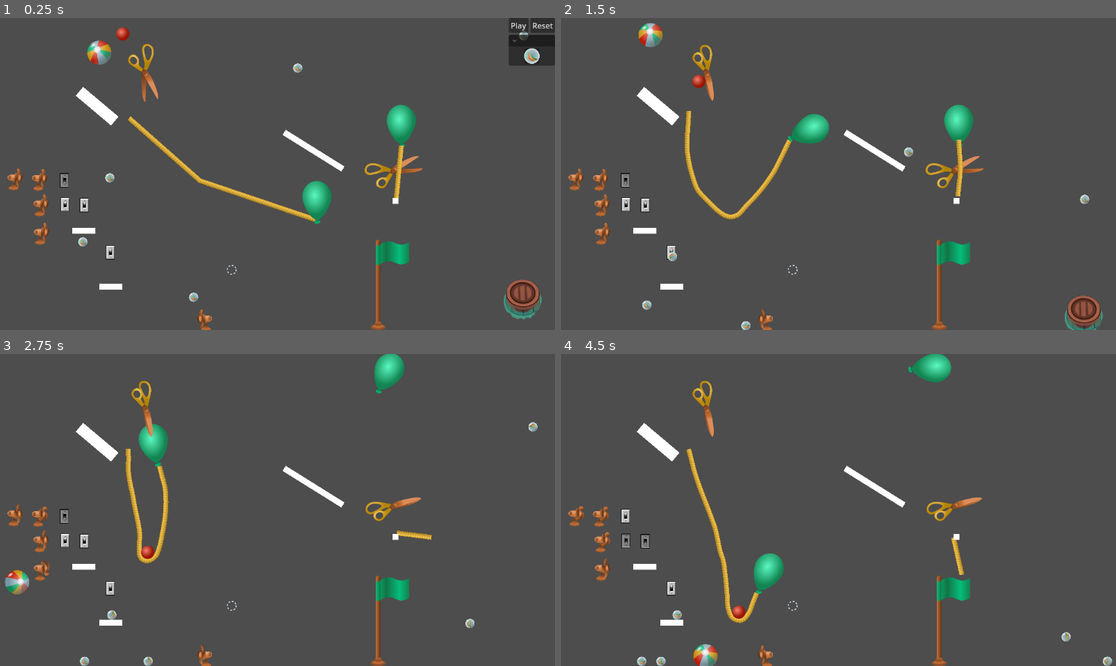
Above: before the commit, frames 1-4 (two rows, left to right).
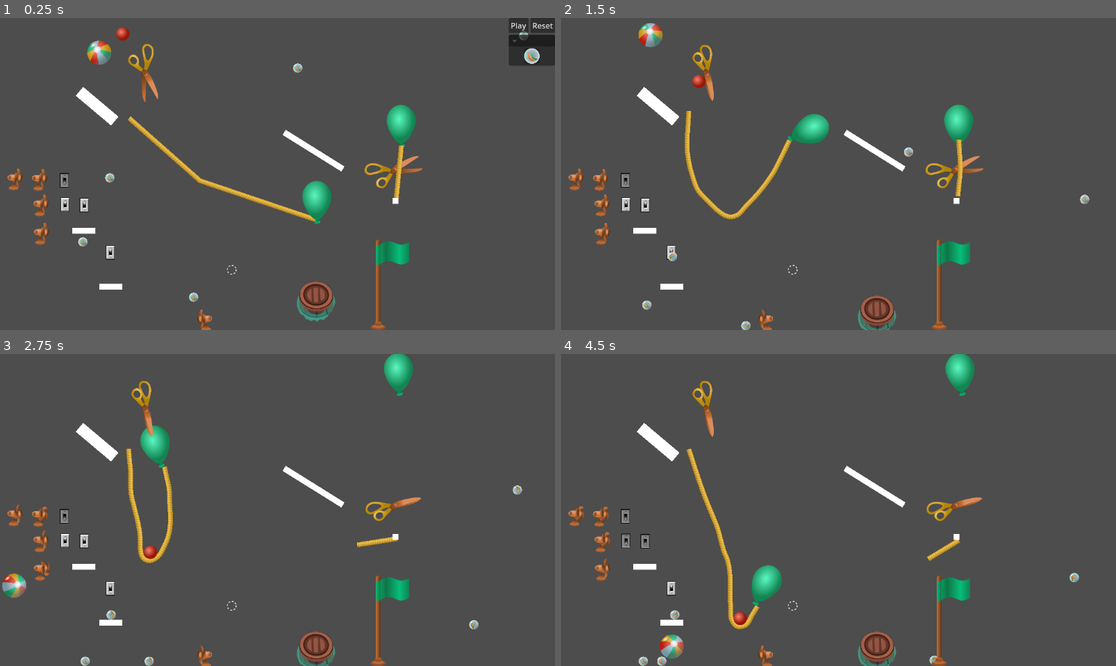
Above: after the commit, the same moments.

Repository: lechaosx/jam-at-fit-vol-2
Game: Godot game, scene res://game.tscn
Two runs of this game, one before a commit and one after it. Both use one fixed random seed, a clock stepped at 60 frames per second and the inputs below. The engine's default icon, where the game draws it, is replaced by a stand-in: a white triangle on a blue panel in a dark square.
Inputs (mouse positions are in pixels of both pictures, inside the frame that each line leads up to):
- Up to frame 1 (0.25 s): no input
- Up to frame 2 (1.5 s): click "Play" at 0.5 s; move the mouse to (960, 158) at 1.27 s; click (960, 158) at 1.42 s
- Up to frame 3 (2.75 s): move the mouse to (166, 525) at 2.02 s; click (166, 525) at 2.17 s
- Up to frame 4 (4.5 s): move the mouse to (894, 441) at 2.77 s; click (894, 441) at 2.92 s; move the mouse to (810, 572) at 3.52 s; click (810, 572) at 3.67 s; move the mouse to (1005, 556) at 4.27 s; click (1005, 556) at 4.42 s

The runs differ from the first frame. In frame 1, 1.3% of the frame differs, in the area x 53-98%, y 83-98%; in frame 2, 1.2%; in frame 3, 2.8%; in frame 4, 4.1%, in the area x 10-100%, y 0-100%.

Commit message:
Trampoline I guess

Diff:
--- /dev/null
+++ b/godot/trampoline.gd
@@ -0,0 +1,11 @@
+extends RigidBody2D
+
+
+func _on_bouncy_area_body_entered(body: Node2D) -> void:
+	if not body is RigidBody2D:
+		return
+
+	var rel_vel: Vector2 = linear_velocity - body.linear_velocity
+	var top_normal := Vector2.UP.rotated(global_rotation)
+
+	body.linear_velocity = rel_vel.bounce(top_normal) * 2.0
--- /dev/null
+++ b/godot/trampoline.tscn
@@ -0,0 +1,24 @@
+[gd_scene load_steps=4 format=3 uid="uid://c0hs7nim5oa37"]
+
+[ext_resource type="Script" uid="uid://cf72w2bawokd7" path="res://trampoline.gd" id="1_d0j4r"]
+
+[sub_resource type="RectangleShape2D" id="RectangleShape2D_d0j4r"]
+size = Vector2(100, 7.5)
+
+[sub_resource type="RectangleShape2D" id="RectangleShape2D_cilbb"]
+size = Vector2(98, 3)
+
+[node name="Trampoline" type="RigidBody2D"]
+script = ExtResource("1_d0j4r")
+
+[node name="CollisionShape2D" type="CollisionShape2D" parent="."]
+shape = SubResource("RectangleShape2D_d0j4r")
+
+[node name="BouncyArea" type="Area2D" parent="."]
+monitorable = false
+
+[node name="CollisionShape2D" type="CollisionShape2D" parent="BouncyArea"]
+position = Vector2(0, -3.5)
+shape = SubResource("RectangleShape2D_cilbb")
+
+[connection signal="body_entered" from="BouncyArea" to="." method="_on_bouncy_area_body_entered"]
--- a/godot/world.tscn
+++ b/godot/world.tscn
@@ -16,6 +16,7 @@
 [ext_resource type="PackedScene" uid="uid://dpg8nm3qigpt0" path="res://bouncy_ball.tscn" id="14_70uel"]
 [ext_resource type="PackedScene" uid="uid://dwglrpbg4e0r4" path="res://seesaw.tscn" id="15_hiqwa"]
 [ext_resource type="PackedScene" uid="uid://dcnp5ewnyvsiv" path="res://barrel.tscn" id="16_2u3nc"]
+[ext_resource type="PackedScene" uid="uid://c0hs7nim5oa37" path="res://trampoline.tscn" id="17_udxuc"]
 
 [sub_resource type="WorldBoundaryShape2D" id="WorldBoundaryShape2D_e2o6t"]
 normal = Vector2(1, 0)
@@ -127,6 +128,10 @@
 position = Vector2(1018, 240)
 
 [node name="Barrel2" parent="." instance=ExtResource("16_2u3nc")]
-position = Vector2(1085, 585)
+position = Vector2(656, 589)
+
+[node name="Trampoline" parent="." instance=ExtResource("17_udxuc")]
+position = Vector2(1062, 589)
+rotation = -0.71372604
 
 [editable path="Switch"]
Not shown, added: godot/trampoline.gd.uid
Not shown: 1 places in godot/world.tscn that only renumber resources
